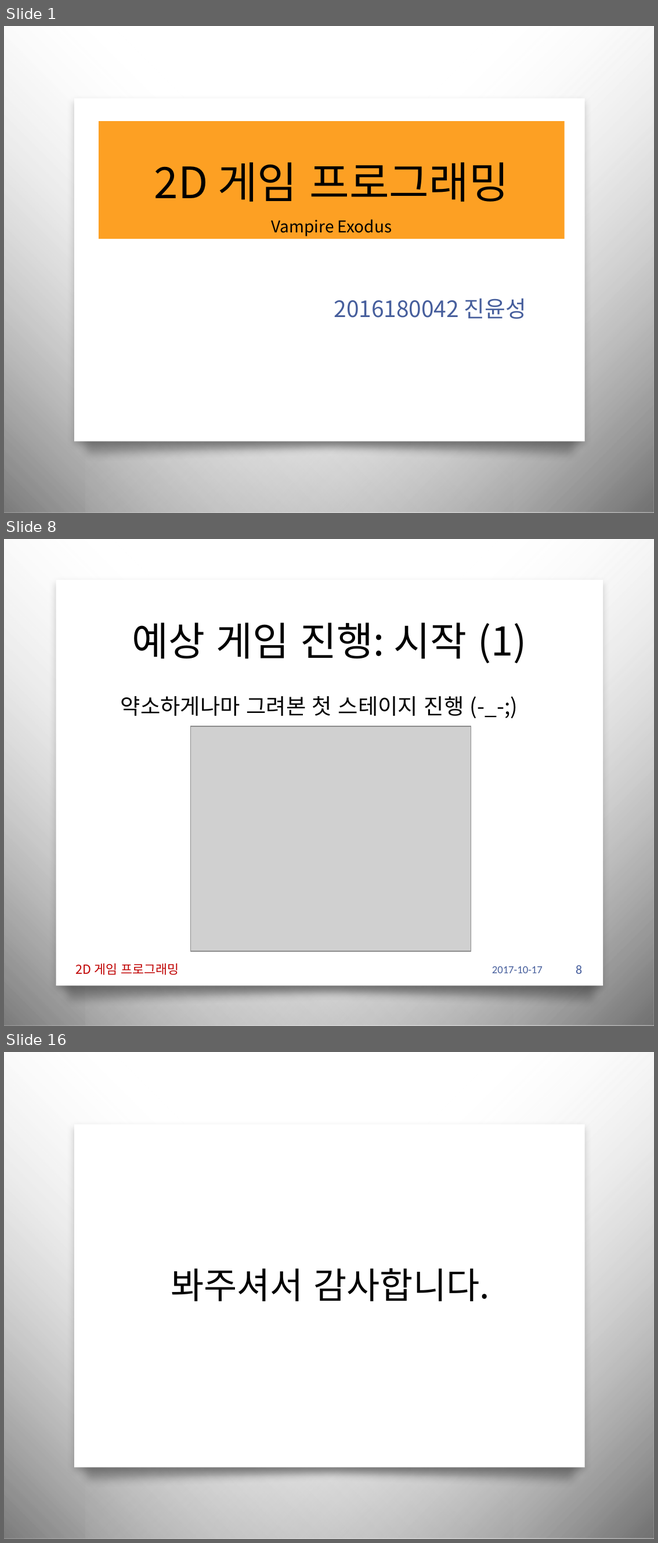
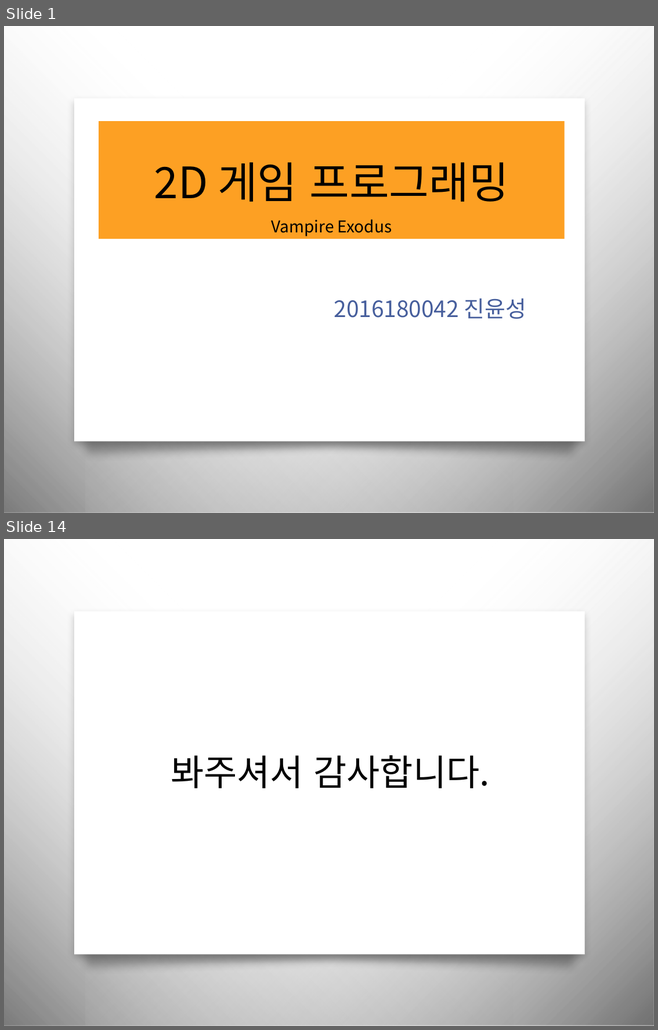
Before and after one commit to iconstudio/2017-Platformer, a slide deck: slides/2016180042_진윤성_2DGP_1차발표.pptx. Shown one above the other, each under a label of ours: slides 1, 8 and 16 before the commit, slides 1 and 14 after it; the slides between them are not shown. The pictures are 658x1543 and 658x1030 pixels, drawn with LibreOffice and Linux fonts; fonts in the diff are those of the drawing; grey boxes stand for pictures; background and template pictures are left out. Boxes give left, top, right and bottom in pixels: in the first picture for what was removed or moved away, otherwise in the second. Text is boxed around its words. In the diff, an @@ line names an element or a change of style, - is before the commit and + after.

```diff
--- a/slides/2016180042_진윤성_2DGP_1차발표.pptx
+++ b/slides/2016180042_진윤성_2DGP_1차발표.pptx
@@ slide 8 removed at [4,539,654,1026], background picture (left out); not listed: 2 template elements that a slide beside it also shows @@
@@ rectangle removed at [56,580,603,986] @@
@@ title removed at [132,623,527,664] @@
-예상 게임 진행: 시작 (1)
@@ text removed at [121,696,464,716] @@
-약소하게나마 그려본 첫 스테이지 진행 (-_-;)
@@ picture removed at [190,726,470,951] @@
@@ freeform shape removed at [49,971,611,1009] @@
@@ text removed at [75,964,179,975] @@
-2D 게임 프로그래밍
@@ text removed at [492,966,542,973] @@
-2017-10-17
@@ page number removed at [575,965,582,974] @@
-8
@@ what was slide 16 is now slide 14 @@
```
Also in this commit, not shown: 11 slides changed, 2 slides added, 3 other slides removed, 1 other file.
